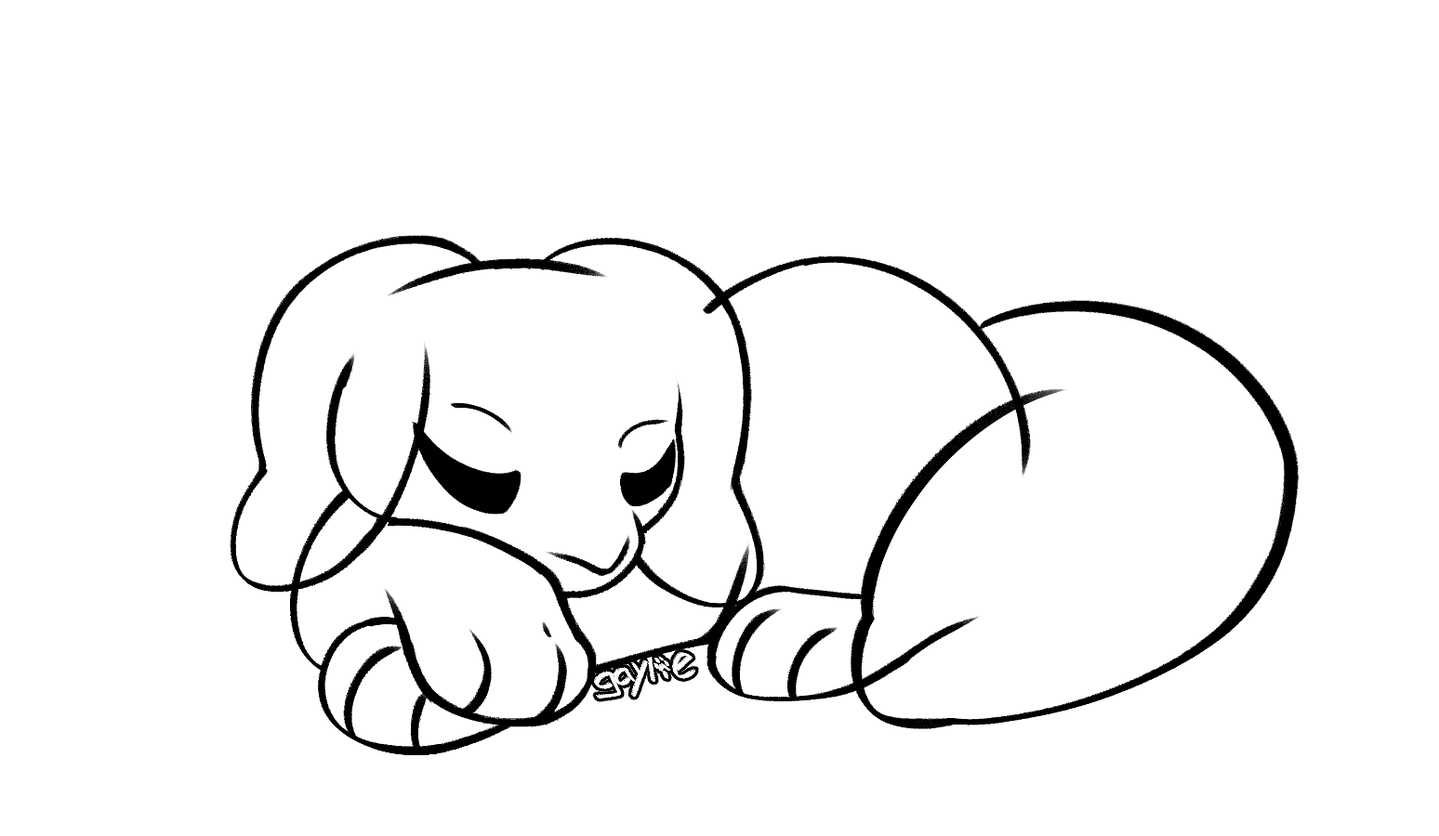
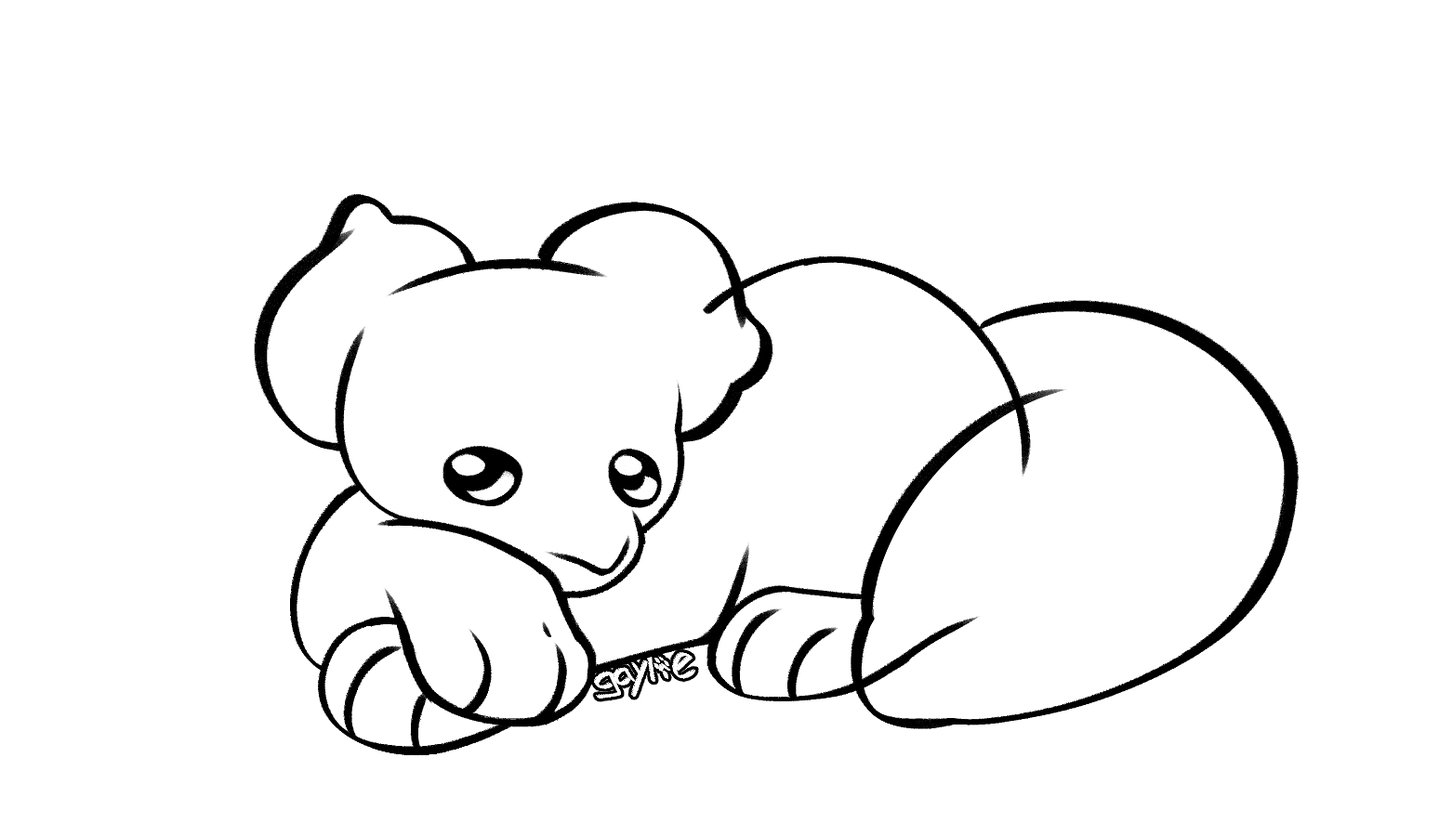
Revision of a layered 1439 x 836 image; what changed, layer by layer:
showed "beads" over [442, 446, 663, 509]
hid "closed" over [411, 402, 677, 515]
hid "droop" over [229, 235, 765, 608]
showed "bob", painted on it over [253, 194, 774, 452]
painted on "base" over [326, 325, 417, 527]
